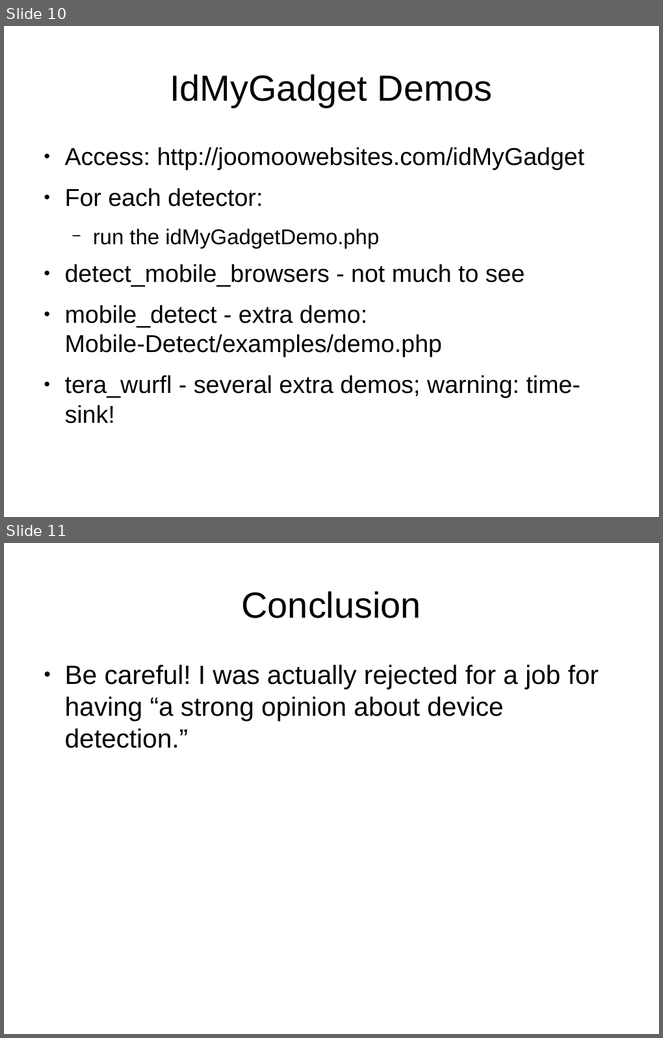
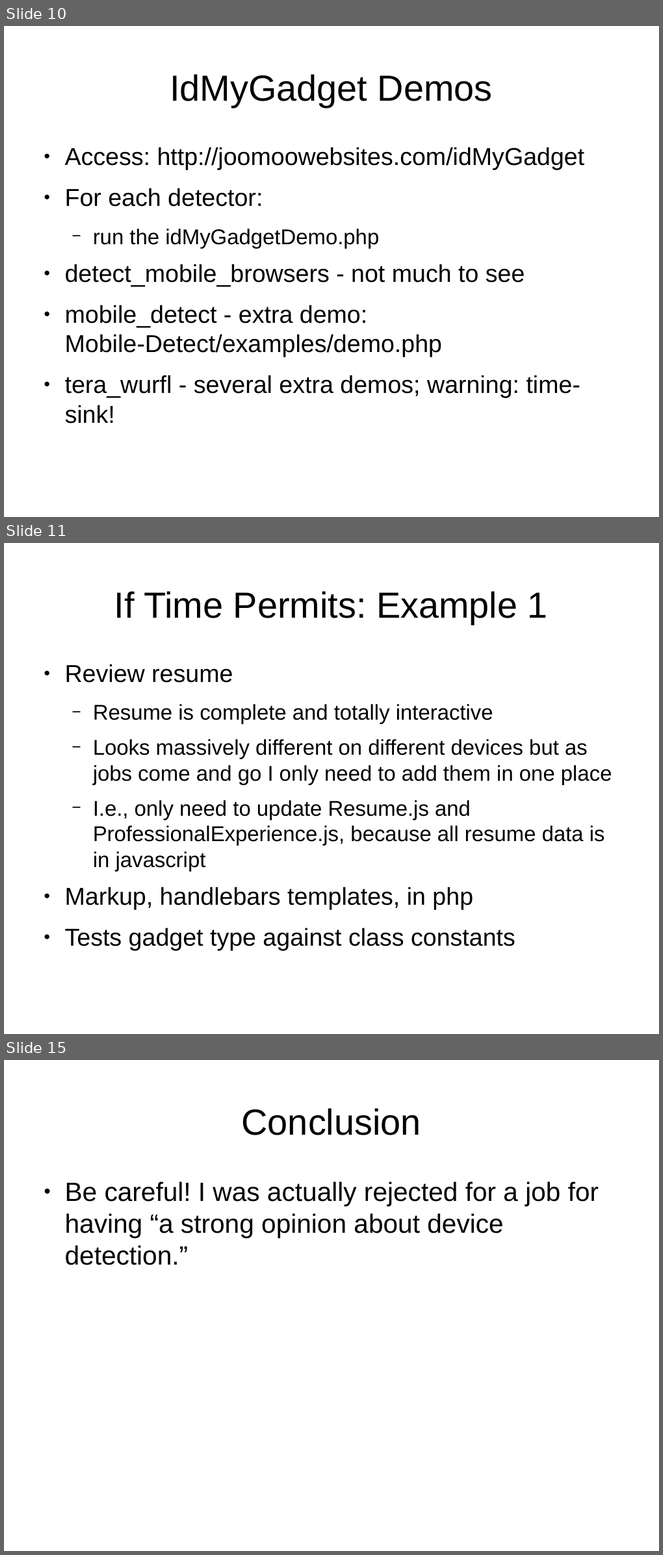
Before and after one commit to tomwhartung/jmws_accoutrements, a slide deck: presentations/2015_08-FRPUG/Device_Detection_PHP.odp. Shown one above the other, each under a label of ours: slides 10 and 11 before the commit, slides 10, 11 and 15 after it; the slides between them are not shown. The pictures are 663x1038 and 663x1555 pixels, drawn with LibreOffice and Linux fonts; fonts in the diff are those of the drawing. Boxes give left, top, right and bottom in pixels: in the first picture for what was removed or moved away, otherwise in the second. Text is boxed around its words. In the diff, an @@ line names an element or a change of style, - is before the commit and + after.

Commit message:
Added three "If Time Permits ..." (Examples) slides.  Seriously I think we are in good shape.

```diff
--- a/presentations/2015_08-FRPUG/Device_Detection_PHP.odp
+++ b/presentations/2015_08-FRPUG/Device_Detection_PHP.odp
@@ slide 11 added at (4, 543, 659, 1034), background #FFFFFF @@
@@ title added at (114, 591, 548, 624), 44 pt, text #000000 @@
+If Time Permits: Example 1
@@ text added at (65, 664, 612, 951), 25.9 pt, text #000000 @@
+● Review resume
+  − Resume is complete and totally interactive
+  − Looks massively different on different devices but as jobs come and go I only need to add them in one place
+  − I.e., only need to update Resume.js and ProfessionalExperience.js, because all resume data is in javascript
+● Markup, handlebars templates, in php
+● Tests gadget type against class constants
@@ what was slide 11 is now slide 15 @@
```
Also in this commit, not shown: 3 other slides added.
